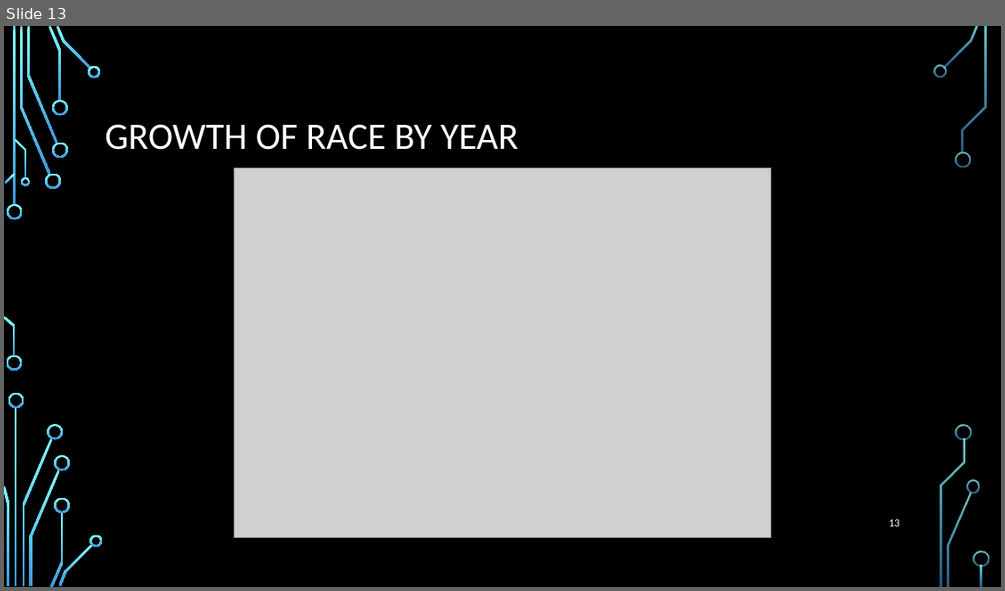
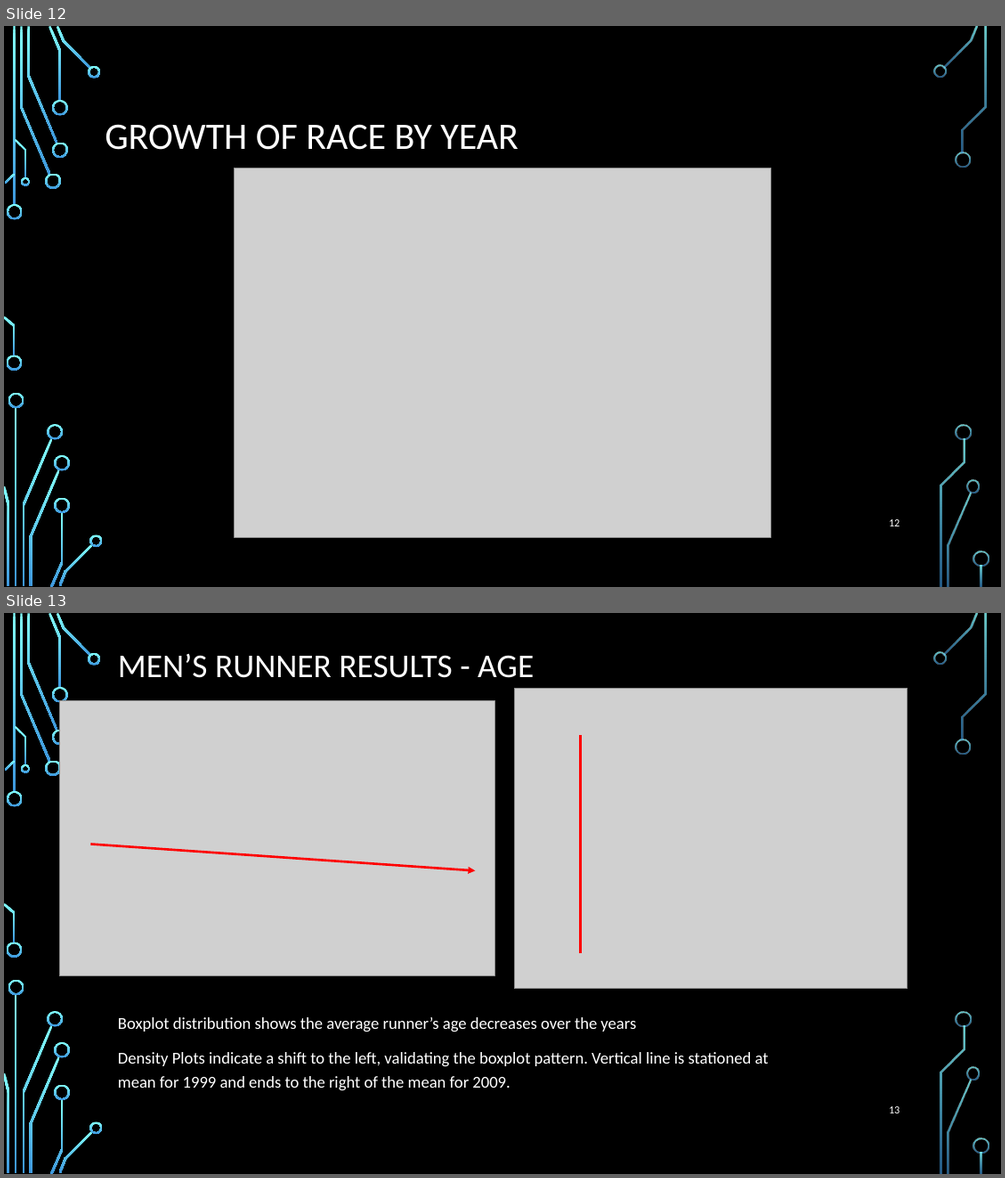
Before and after one commit to elkinst65/QTW_08, a slide deck: infographic.pptx. Shown one above the other, each under a label of ours: slide 13 before the commit, slides 12 and 13 after it. The pictures are 1005x591 and 1005x1178 pixels, drawn with LibreOffice and Linux fonts; fonts in the diff are those of the drawing; grey boxes stand for pictures; background and template pictures are left out. Boxes give left, top, right and bottom in pixels: in the first picture for what was removed or moved away, otherwise in the second. Text is boxed around its words. In the diff, an @@ line names an element or a change of style, - is before the commit and + after.

```diff
--- a/infographic.pptx
+++ b/infographic.pptx
@@ slide 13 added at (4,613,1001,1174), background picture (left out); not listed: 36 template elements that a slide beside it also shows @@
@@ title added at (118,654,534,678), 32 pt, text #FFFFFF @@
+MEN’S RUNNER RESULTS - AGE
@@ picture added at (514,688,907,989) @@
@@ picture added at (59,700,494,976) @@
@@ line added from (581, 953) to (581, 735), #FF0000 2.25 pt @@
@@ arrow added from (90, 844) to (475, 871), #FF0000 2.25 pt @@
@@ text added at (118,1017,769,1090), 16 pt, text #FFFFFF @@
+Boxplot distribution shows the average runner’s age decreases over the years
+Density Plots indicate a shift to the left, validating the boxplot pattern. Vertical line is stationed at mean for 1999 and ends to the right of the mean for 2009.
@@ page number added at (889,1106,899,1113), 10.5 pt, text #FFFFFF @@
+13
@@ what was slide 13 is now slide 12 @@
@@ page number at (889,519,899,526): text changed @@
-13
+12
```
Also in this commit, not shown: 6 slides changed, 1 other slide added, 2 slides removed.
